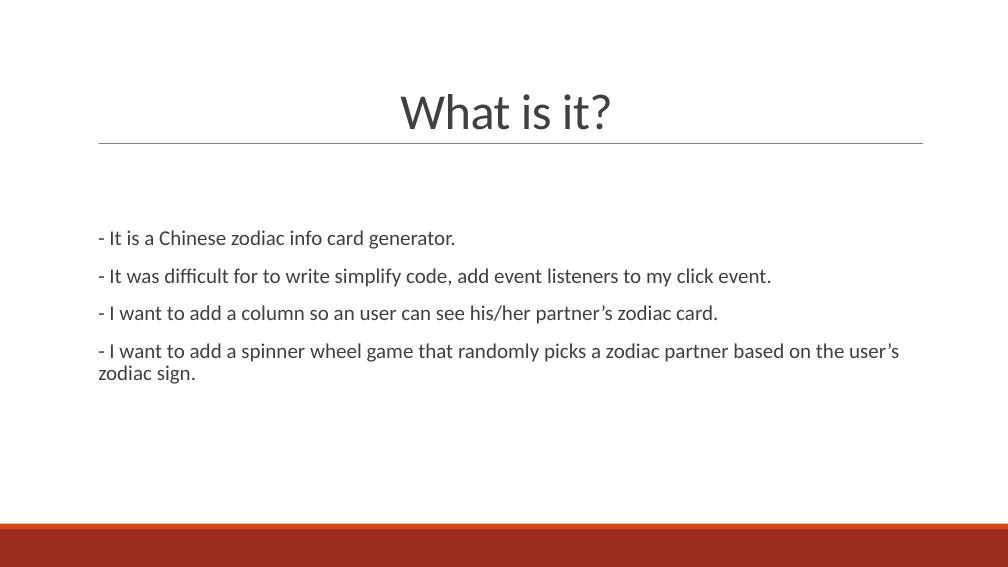
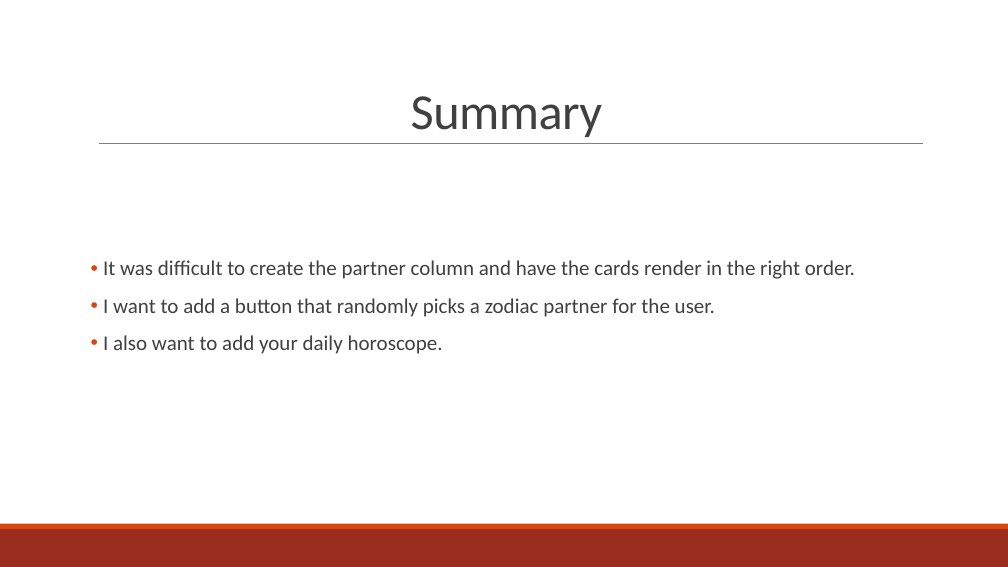
Before and after one commit to wsparsons/zodiac-card-generator-q1, a slide deck: slide 5 of zodiac-presentation.pptx (slide 3 before the commit). Drawn at 1008x567 pixels with LibreOffice and Linux fonts; fonts in the diff are those of the drawing. Boxes give left, top, right and bottom in pixels: in the first picture for what was removed or moved away, otherwise in the second. Text is boxed around its words. In the diff, an @@ line names an element or a change of style, - is before the commit and + after.

```diff
--- a/zodiac-presentation.pptx
+++ b/zodiac-presentation.pptx
@@ title at [411,96,603,137]: text changed @@
-What is it?
+Summary
@@ text at [103,260,855,354]: text changed @@
-  - It is a Chinese zodiac info card generator.
-  - It was difficult for to write simplify code, add event listeners to my click event.
-  - I want to add a column so an user can see his/her partner’s zodiac card.
-  - I want to add a spinner wheel game that randomly picks a zodiac partner based on the user’s zodiac sign.
+• It was difficult to create the partner column and have the cards render in the right order.
+• I want to add a button that randomly picks a zodiac partner for the user.
+• I also want to add your daily horoscope.
```
Also in this commit, not shown: 2 other slides changed, 1 slide added, 7 other files.
